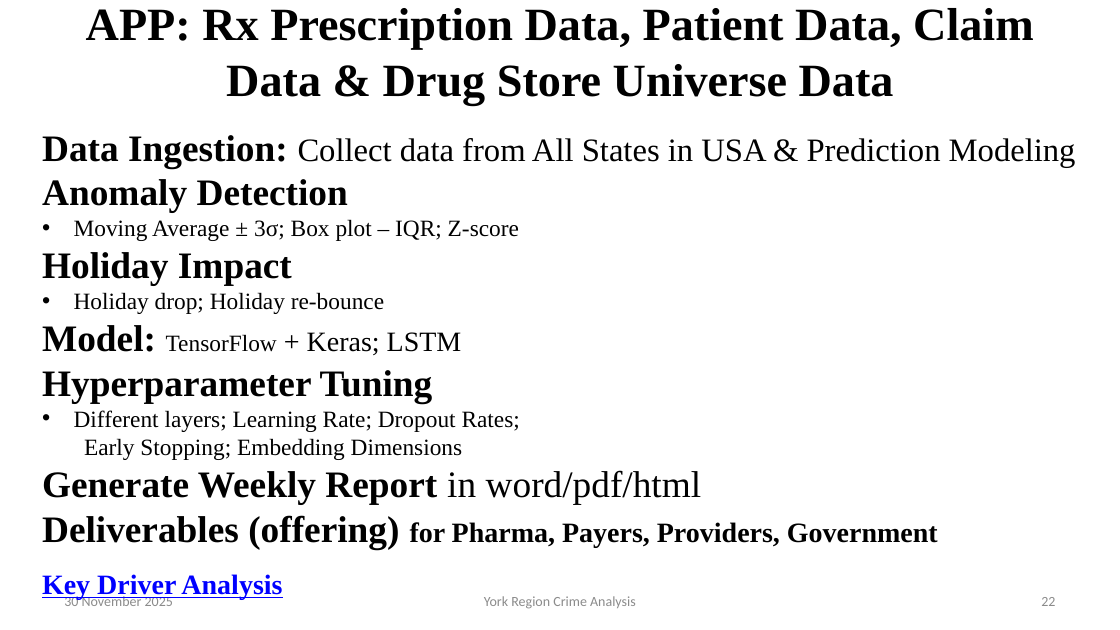
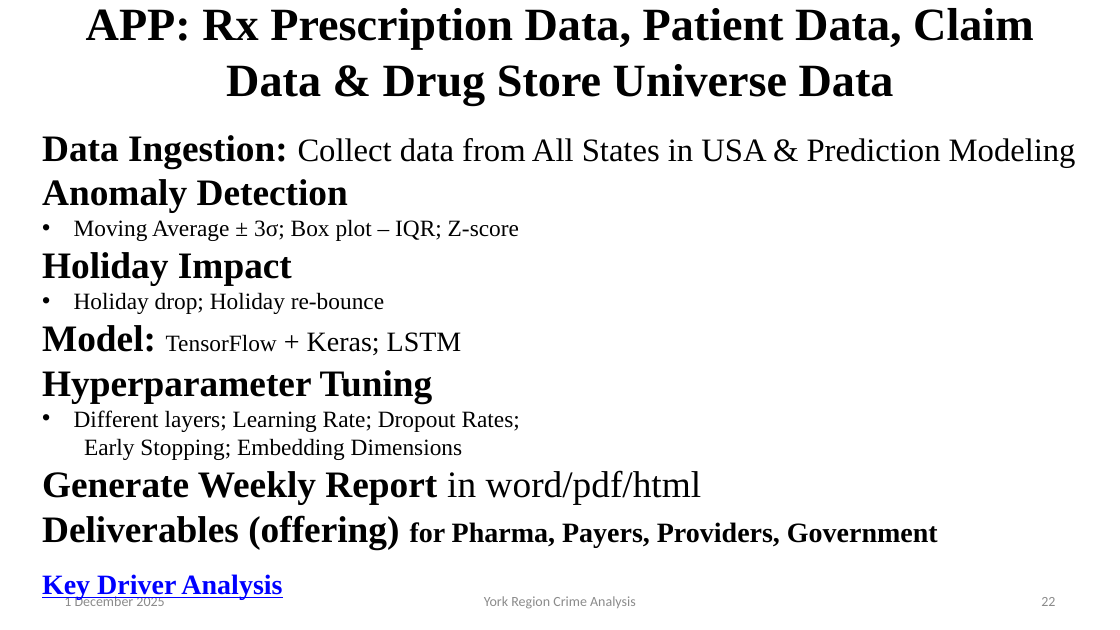
Before and after one commit to fuxima/YRP, a slide deck: slide 22 of YorkRegionCrimeAnalysis_presentation.pptx. Drawn at 1120x630 pixels with LibreOffice and Linux fonts; fonts in the diff are those of the drawing; background and template pictures are left out. Boxes give left, top, right and bottom in pixels: in the first picture for what was removed or moved away, otherwise in the second. Text is boxed around its words. In the diff, an @@ line names an element or a change of style, - is before the commit and + after.

```diff
--- a/YorkRegionCrimeAnalysis_presentation.pptx
+++ b/YorkRegionCrimeAnalysis_presentation.pptx
@@ text at box(64, 594, 164, 606): text changed @@
-30 November 2025
+1 December 2025
```
Also in this commit, not shown: 27 other slides changed.
